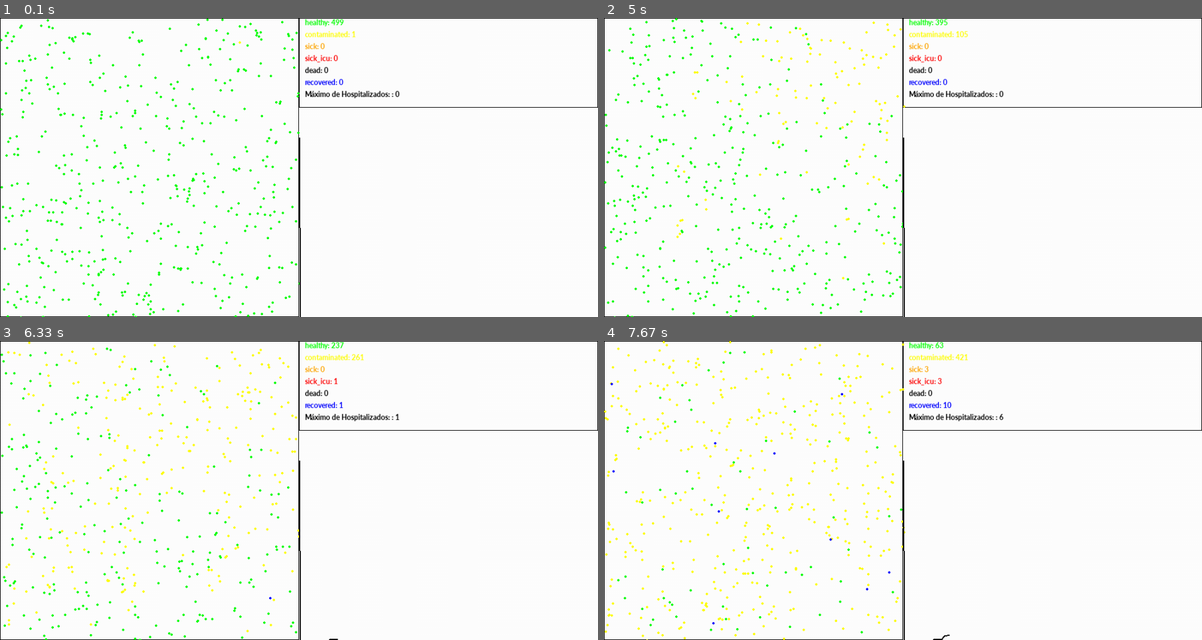
Above: before the commit, frames 1-4 (two rows, left to right).
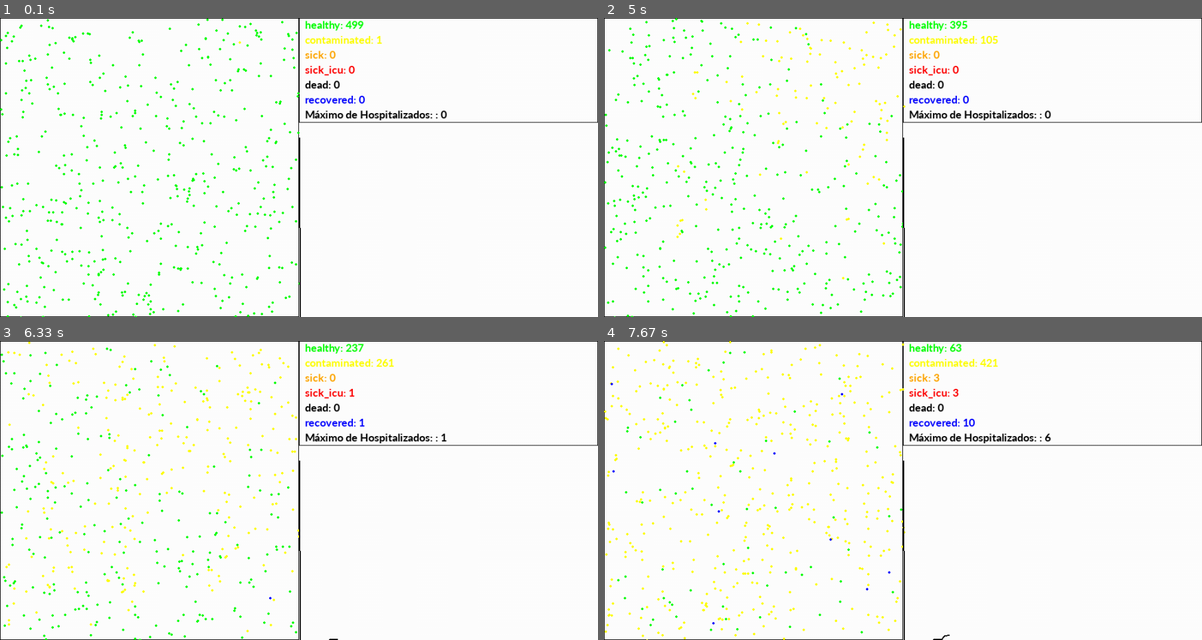
Above: after the commit, the same moments.

Repository: augusto-nascimento/pygame_covid
Game: pygame game, started from main.py
Same seed, same stepped clock (60 frames per second), same inputs: the game is played once before the commit and once after it.
Inputs:
- Up to frame 1 (0.1 s): no input
- Up to frame 2 (5 s): tap Enter at 1.83 s
- Up to frame 3 (6.33 s): tap Space at 6.17 s
- Up to frame 4 (7.67 s): tap Enter at 6.5 s; tap Space at 6.83 s

The runs differ from the first frame. In frame 1, 2.0% of the frame differs, in the area x 50-100%, y 0-36%; in frame 2, 2.1%; in frame 3, 2.1%; in frame 4, 2.1%.

Commit message:
criando readme.md e refatorando alguns trechos do código

Diff:
--- a/background.py
+++ b/background.py
@@ -1,19 +1,13 @@
-from pygame import display, Surface, colordict, draw
+from pygame import display, draw
 from pygame.color import THECOLORS
+
 
 class Background:
     def __init__(self):
-        # screen = display.get_surface()
-        # back = Surface(screen.get_size()).convert()
-        # back.fill((255, 255, 255))
-        # self.image = back
+
         self.screen = display.get_surface()
 
-    def update(self):
-        pass  # Ainda não faz nada
-
     def draw(self):
-        self.screen.fill(colordict.THECOLORS['white'])
+        self.screen.fill(THECOLORS['white'])
         draw.rect(self.screen, THECOLORS['black'], [0, 0, 500, 500], 1)
-        draw.rect(self.screen, THECOLORS['black'], [500, 0, 500, 150], 1)
-        # draw.rect(self.screen, THECOLORS['black'], [500, 0, 150, 200], 1)
+        draw.rect(self.screen, THECOLORS['black'], [500, 0, 500, 175], 1)
--- a/chart.py
+++ b/chart.py
@@ -8,7 +8,7 @@
 
 class ChartReport(Sprite):
 
-    def __init__(self, total_people: int):
+    def __init__(self):
         super(ChartReport, self).__init__()
         self.image = Surface([500, 500])
         self.image.fill(THECOLORS['white'])
@@ -17,16 +17,11 @@
         self.rect.x = 500
         self.rect.y = 0
         self.__pause: int = 0
-        self.total_people = total_people
         self.line_infected = [(0, 200)]
         self.report = Report()
-        self.draw()
-
-    def draw(self):
-        pass
 
     def __draw_text(self):
-        font = pygame.font.SysFont('Calibri', 14, True, False)
+        font = pygame.font.SysFont('Calibri', 20, True, False)
         count = 0
         for key, value in self.report.get_report().items():
             text = font.render(
@@ -35,7 +30,7 @@
                 value.color
             )
             self.image.blit(text, [10, count])
-            count += 20
+            count += 25
 
         text = font.render(
             '{}: {}'.format('Máximo de Hospitalizados: ', self.report.max_sick),
@@ -60,28 +55,6 @@
 
         draw.lines(self.image, THECOLORS['black'], False, self.line_infected, 2)
 
-    def __draw_total(self):
-        if self.__pause:
-            self.__pause -= 1
-        else:
-            scale = 1
-            x = self.line_infected[-1][0] + 1
-            total = (
-                self.report.sick.count +
-                self.report.sick_icu.count
-            )
-            y = int(round(500 - (total * scale), 0))
-            self.line_infected.append((x, y))
-            self.__pause = 1
-
-        draw.lines(
-            self.image,
-            THECOLORS['black'],
-            False,
-            self.line_infected,
-            2
-        )
-
     def update(self):
         self.image.fill(THECOLORS['white'])
         self.__draw_text()
--- a/main.py
+++ b/main.py
@@ -19,9 +19,8 @@
         self.screen = pygame.display.set_mode(self.size, 0, 0)
         pygame.init()
         self.run = True
-        self.report = Report()
         self.infecteds = pygame.sprite.Group()
-        self.health = pygame.sprite.Group()
+        self.healthy = pygame.sprite.Group()
         self.after_sick = pygame.sprite.Group()
 
     def handle_events(self):
@@ -51,8 +50,8 @@
             y = randint(0, 500)
 
             person = Person((x, y))
-            person.set_speed(100)
-            self.infecteds.add(person)
+            person.set_speed(0)
+            self.healthy.add(person)
 
         # Criando restante dos pontos
         for i in range(person_total - person_contaminated - person_lockdown):
@@ -60,22 +59,20 @@
             y = randint(0, 500)
             person = Person((x, y))
             person.set_speed(100)
-            self.health.add(person)
-
-        return person_total
+            self.healthy.add(person)
 
     def loop(self):
 
         # criando pessoas
-        total_person = self.create_person()
+        self.create_person()
 
         self.infecteds.draw(self.screen)
-        self.health.draw(self.screen)
+        self.healthy.draw(self.screen)
 
         clock = pygame.time.Clock()
 
         chart_report = pygame.sprite.RenderPlain(
-            ChartReport(total_person)
+            ChartReport()
         )
 
         while self.run:
@@ -88,22 +85,22 @@
             self.handle_events()
 
             # Atualiza Elementos
-            self.health.update()
+            self.healthy.update()
             self.infecteds.update()
             self.after_sick.update()
 
-            colide = pygame.sprite.groupcollide(
-                self.health, self.infecteds, False, False
+            collision = pygame.sprite.groupcollide(
+                self.healthy, self.infecteds, False, False
             )
 
             # verifico se houve encontro entre pessoas
             # saudáveis e pessoas contaminadas
-            for p in colide:
+            for p in collision:
                 if p.get_status() == StatusHealth.healthy:
                     p.set_status(StatusHealth.contaminated)
-                    self.health.remove(p)
+                    p.draw()
+                    self.healthy.remove(p)
                     self.infecteds.add(p)
-                    p.draw()
 
             # verifico se alguém que estava doente
             # se recuperou ou morreu
@@ -113,11 +110,10 @@
                 ]:
                     self.infecteds.remove(p)
                     self.after_sick.add(p)
-                    p.draw()
 
             # desenho as pessoas em suas novas posicoes e status
             self.infecteds.draw(self.screen)
-            self.health.draw(self.screen)
+            self.healthy.draw(self.screen)
             self.after_sick.draw(self.screen)
 
             # atualizo graficos
--- a/person.py
+++ b/person.py
@@ -31,8 +31,6 @@
         self.direction_x = randint(5 * (-1), 5)
         self.direction_y = randint(5 * (-1), 5)
 
-        self.draw()
-
     def get_status(self):
         return self.__status
 
@@ -64,6 +62,7 @@
                     self.set_speed(10)
                 else:
                     self.set_status(StatusHealth.recovered)
+                    self.set_speed(100)
 
         if self.__status in [StatusHealth.sick, StatusHealth.sick_icu]:
             if self.__time_after_sick:
@@ -76,6 +75,7 @@
                         self.set_status(StatusHealth.dead)
                     else:
                         self.set_status(StatusHealth.recovered)
+                        self.set_speed(100)
 
         if self.__pause:
             self.__pause -= 1
@@ -101,3 +101,7 @@
             self.direction_x = randint(5 * (-1), 5)
 
         self.rect.y += self.direction_y
+
+        draw.ellipse(
+            self.image, self.__status.color, [0, 0, 4, 4], 0
+        )
Not shown, added: readme.md
